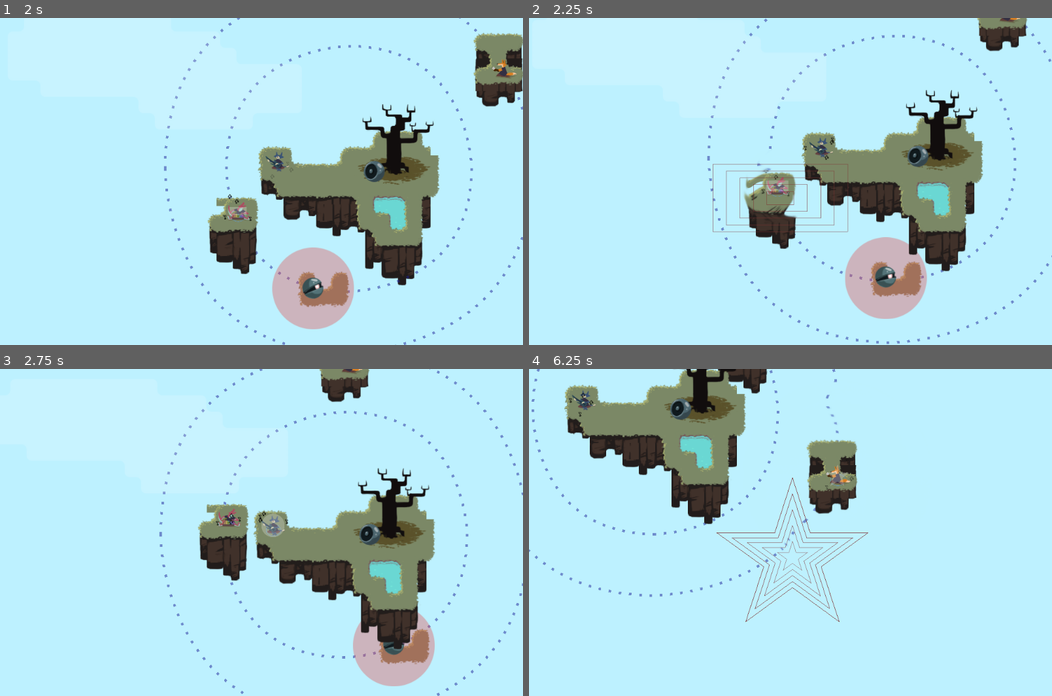
Above: before the commit, frames 1-4 (two rows, left to right).
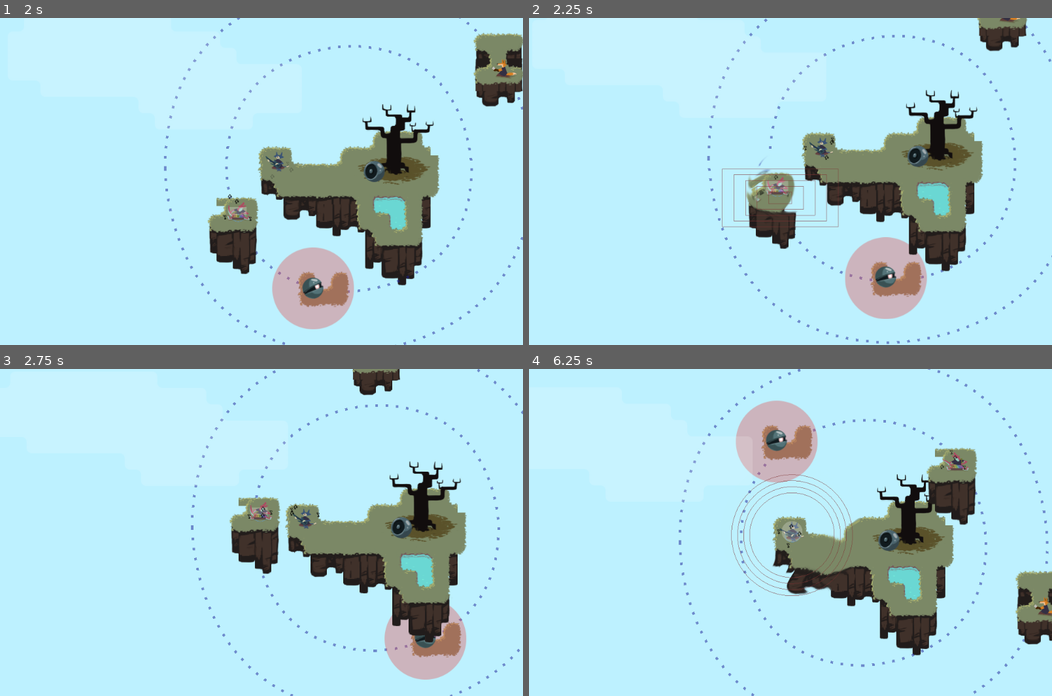
Above: after the commit, the same moments.

Repository: uspgamedev/skyjammers
Game: Godot game, scene res://stages/stage04.tscn
Two runs of this game, one before a commit and one after it. Both use one fixed random seed, a clock stepped at 60 frames per second and the inputs below. This scene is started directly instead of the project's main scene. Sound files missing from this copy of the repository are replaced by a short silence.
Inputs:
- Up to frame 1 (2 s): hold Space (action_play) 0.53-1.28 s; tap Space (action_play) at 1.35 s
- Up to frame 2 (2.25 s): hold Space (action_play) from 2.03 s (still down)
- Up to frame 3 (2.75 s): keep holding Space (action_play)
- Up to frame 4 (6.25 s): release Space (action_play) at 2.78 s; tap Space (action_play) at 2.85, 4.35, 5.85 s; hold Space (action_play) 3.53-4.28 s; hold Space (action_play) 5.03-5.78 s

Frame 1 is identical in both runs. In frame 2, 1.2% of the frame differs, in the area x 35-62%, y 43-66%; in frame 3, 17%; in frame 4, 29%, in the area x 0-100%, y 0-100%.

Commit message:
Fine tuning stage04

Diff:
--- a/game/stages/stage04.tscn
+++ b/game/stages/stage04.tscn
@@ -29,7 +29,7 @@
 }
 _sections_unfolded = [ "Resource" ]
 
-[node name="Stage" instance=ExtResource( 1 )]
+[node name="Stage" index="0" instance=ExtResource( 1 )]
 
 initial_bard_path = NodePath("Instruments/Island/Bass")
 
@@ -85,8 +85,8 @@
 [node name="Xylophone" parent="Instruments/Path2D/PathFollow2D/Island" index="2" instance=ExtResource( 7 )]
 
 position = Vector2( 10, 10 )
-growth = 15.0
-duration = 0.5
+growth = 8.0
+duration = 0.3
 
 [node name="PathFollow2D2" parent="Instruments/Path2D" index="1" instance=ExtResource( 8 )]
 
